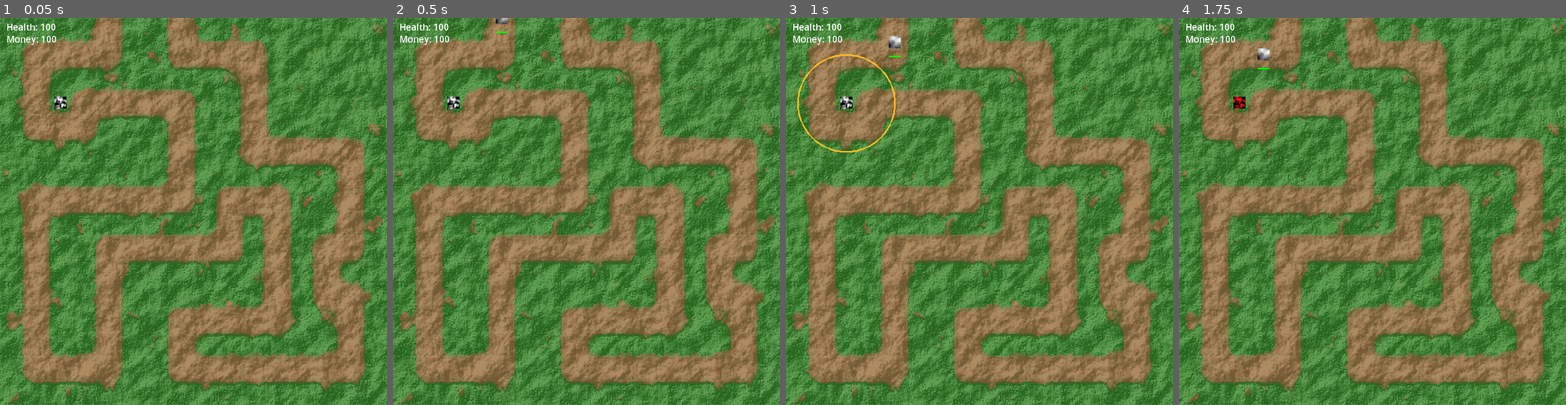
Above: before the commit, frames 1-4 (left to right).
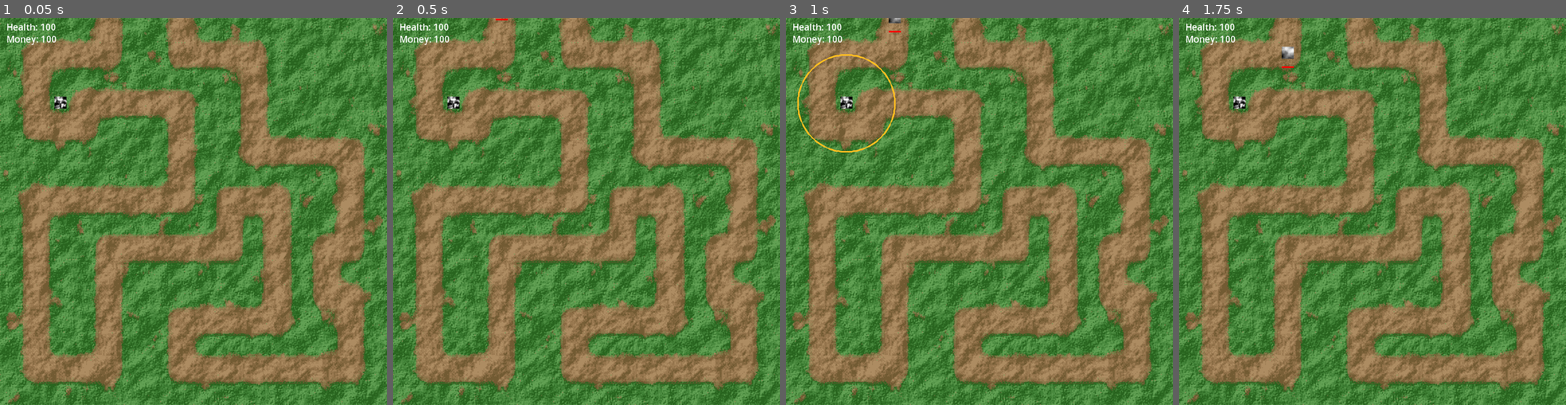
Above: after the commit, the same moments.

Repository: lynnpepin/genericdefense2
Game: Godot game, scene res://base.tscn
Same seed, same stepped clock (60 frames per second), same inputs: the game is played once before the commit and once after it.
Inputs (mouse positions are in pixels of both pictures, inside the frame that each line leads up to):
- Up to frame 1 (0.05 s): no input
- Up to frame 2 (0.5 s): no input
- Up to frame 3 (1 s): tap Enter (key_enter) at 0.5 s; move the mouse to (847, 103) at 0.52 s; hold 0 (key_0) from 0.53 s (still down)
- Up to frame 4 (1.75 s): move the mouse to (1295, 230) at 1.27 s; release 0 (key_0) at 1.28 s; tap 1 (key_1) at 1.35 s

Frame 1 is identical in both runs. In frame 2, less than 0.1% of the frame differs, in the area x 26-30%, y 0-4%; in frame 3, 0.2%; in frame 4, 0.3%, in the area x 14-30%, y 7-24%.

Commit message:
wip on creep spawner

Diff:
--- a/Creep.gd
+++ b/Creep.gd
@@ -1,14 +1,14 @@
 extends Node2D
 @onready var _follow :PathFollow2D = get_parent()
-var _speed :float = 64.0
 
-var MAX_HEALTH = 128.0;
-var HEALTH     = 128.0;
-var VALUE      =  3.0;
-var DAMAGE     =  4.0;
+@export var SPEED      : float =  64.0
+@export var MAX_HEALTH : float = 128.0
+@export var HEALTH     : float = 128.0
+@export var VALUE      : float =   3.0
+@export var DAMAGE     : float =   4.0
 
 func _physics_process(delta):
-	_follow.set_progress(_follow.get_progress() + _speed * delta)
+	_follow.set_progress(_follow.get_progress() + SPEED * delta)
 
 # Called when the node enters the scene tree for the first time.
 func _ready():
--- /dev/null
+++ b/CreepSpawner.gd
@@ -0,0 +1,41 @@
+extends Node2D
+
+
+var creep_scene = preload("res://creep.tscn")
+
+var timer = 0.0
+
+var wave = [
+	{ "speed" : 32.0, "health" : 1, "value" : 1, "damage" : 1, "period" : 1.0 },
+	{ "speed" : 32.0, "health" : 1, "value" : 1, "damage" : 1, "period" : 1.0 },
+	{ "speed" : 32.0, "health" : 1, "value" : 1, "damage" : 1, "period" : 1.0 },
+	{ "speed" : 32.0, "health" : 1, "value" : 1, "damage" : 1, "period" : 1.0 },
+	{ "speed" : 32.0, "health" : 1, "value" : 1, "damage" : 1, "period" : 1.0 },
+	{ "speed" : 32.0, "health" : 1, "value" : 1, "damage" : 1, "period" : 1.0 },
+]
+
+# Called when the node enters the scene tree for the first time.
+func _ready():
+	pass
+
+# Called every frame. 'delta' is the elapsed time since the previous frame.
+func _process(delta):
+	if len(wave) > 0:
+		if timer <= 0.0:
+			print("... Spawning creep!")
+			var creep_deets = wave.pop_front()
+			var creep = creep_scene.instantiate()
+			creep.SPEED  = creep_deets.speed
+			creep.HEALTH = creep_deets.health
+			creep.VALUE  = creep_deets.value
+			creep.DAMAGE = creep_deets.damage
+			$CreepPath/PathFollow2D.add_child(creep)
+
+			timer = creep_deets.period
+		else:
+			timer -= delta
+
+	queue_redraw()
+
+func _draw():
+	draw_circle(Vector2(0,0), 4, Color(1, 1, 1))
--- a/base.tscn
+++ b/base.tscn
@@ -1,8 +1,8 @@
-[gd_scene load_steps=14 format=3 uid="uid://bu1tu13ni0y80"]
+[gd_scene load_steps=11 format=3 uid="uid://bu1tu13ni0y80"]
 
 [ext_resource type="Script" path="res://base.gd" id="1_q3bun"]
 [ext_resource type="Texture2D" uid="uid://dlnm8wvs0cjb" path="res://level.png" id="2_yk70w"]
-[ext_resource type="Script" path="res://Creep.gd" id="3_wvatw"]
+[ext_resource type="Script" path="res://CreepSpawner.gd" id="3_fkqg3"]
 [ext_resource type="Script" path="res://Tower.gd" id="4_b58bo"]
 
 [sub_resource type="Curve2D" id="Curve2D_cgbak"]
@@ -11,20 +11,6 @@
 "points": PackedVector2Array(0, 0, 0, 0, 144, -32, 0, 0, 0, 0, 144, 48, 0, 0, 0, 0, 48, 48, 0, 0, 0, 0, 48, 144, 0, 0,  …(518 unchanged characters)…
 }
 point_count = 28
-
-[sub_resource type="FastNoiseLite" id="FastNoiseLite_ssrcw"]
-frequency = 0.05
-
-[sub_resource type="NoiseTexture2D" id="NoiseTexture2D_7x8io"]
-width = 16
-height = 16
-in_3d_space = true
-generate_mipmaps = false
-bump_strength = 3.0
-noise = SubResource("FastNoiseLite_ssrcw")
-
-[sub_resource type="RectangleShape2D" id="RectangleShape2D_fkfrl"]
-size = Vector2(16, 16)
 
 [sub_resource type="Gradient" id="Gradient_tw3jo"]
 offsets = PackedFloat32Array(0.185754, 0.349162, 0.797486)
@@ -56,25 +42,21 @@
 position = Vector2(256, 256)
 texture = ExtResource("2_yk70w")
 
-[node name="CreepPath" type="Path2D" parent="."]
+[node name="CreepSpawner" type="Node2D" parent="."]
+position = Vector2(144, -32)
+rotation = 1.5708
+script = ExtResource("3_fkqg3")
+
+[node name="CreepPath" type="Path2D" parent="CreepSpawner"]
+position = Vector2(32, 144)
+rotation = -1.5708
 curve = SubResource("Curve2D_cgbak")
 
-[node name="PathFollow2D" type="PathFollow2D" parent="CreepPath"]
+[node name="PathFollow2D" type="PathFollow2D" parent="CreepSpawner/CreepPath"]
 position = Vector2(144, -32)
 rotation = 1.5708
 rotates = false
 loop = false
-
-[node name="Creep" type="Node2D" parent="CreepPath/PathFollow2D"]
-script = ExtResource("3_wvatw")
-
-[node name="Sprite2D" type="Sprite2D" parent="CreepPath/PathFollow2D/Creep"]
-texture = SubResource("NoiseTexture2D_7x8io")
-
-[node name="Area2D" type="Area2D" parent="CreepPath/PathFollow2D/Creep"]
-
-[node name="CollisionShape2D" type="CollisionShape2D" parent="CreepPath/PathFollow2D/Creep/Area2D"]
-shape = SubResource("RectangleShape2D_fkfrl")
 
 [node name="Tower" type="Node2D" parent="."]
 position = Vector2(80, 112)
--- /dev/null
+++ b/creep.tscn
@@ -0,0 +1,28 @@
+[gd_scene load_steps=5 format=3 uid="uid://cdp4dhq8wajfl"]
+
+[ext_resource type="Script" path="res://Creep.gd" id="1_551rn"]
+
+[sub_resource type="FastNoiseLite" id="FastNoiseLite_ssrcw"]
+frequency = 0.05
+
+[sub_resource type="NoiseTexture2D" id="NoiseTexture2D_7x8io"]
+width = 16
+height = 16
+in_3d_space = true
+generate_mipmaps = false
+bump_strength = 3.0
+noise = SubResource("FastNoiseLite_ssrcw")
+
+[sub_resource type="RectangleShape2D" id="RectangleShape2D_fkfrl"]
+size = Vector2(16, 16)
+
+[node name="Creep" type="Node2D"]
+script = ExtResource("1_551rn")
+
+[node name="Sprite2D" type="Sprite2D" parent="."]
+texture = SubResource("NoiseTexture2D_7x8io")
+
+[node name="Area2D" type="Area2D" parent="."]
+
+[node name="CollisionShape2D" type="CollisionShape2D" parent="Area2D"]
+shape = SubResource("RectangleShape2D_fkfrl")
